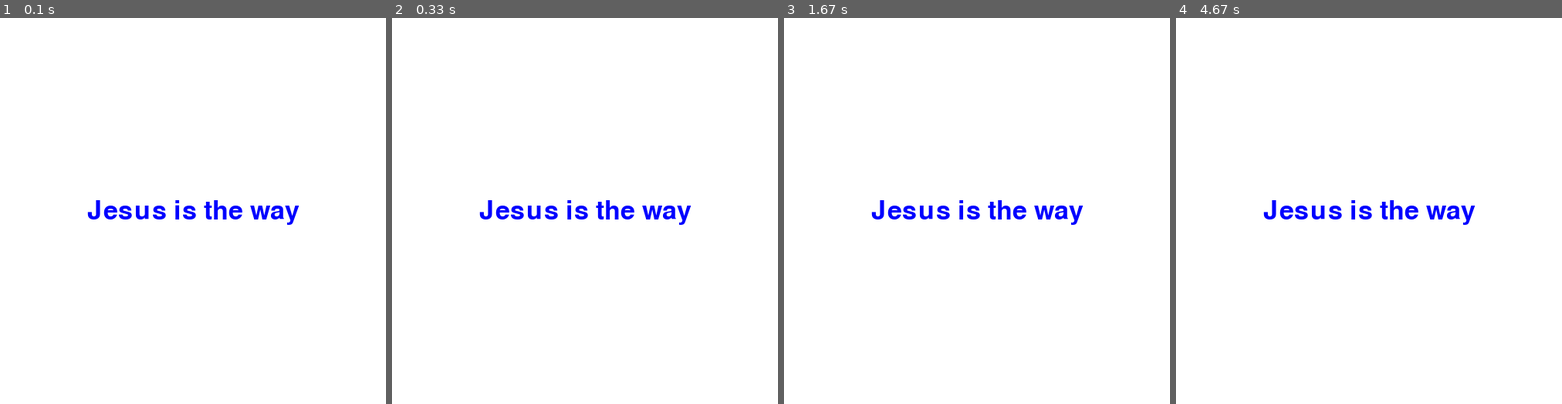
Above: before the commit, frames 1-4 (left to right).
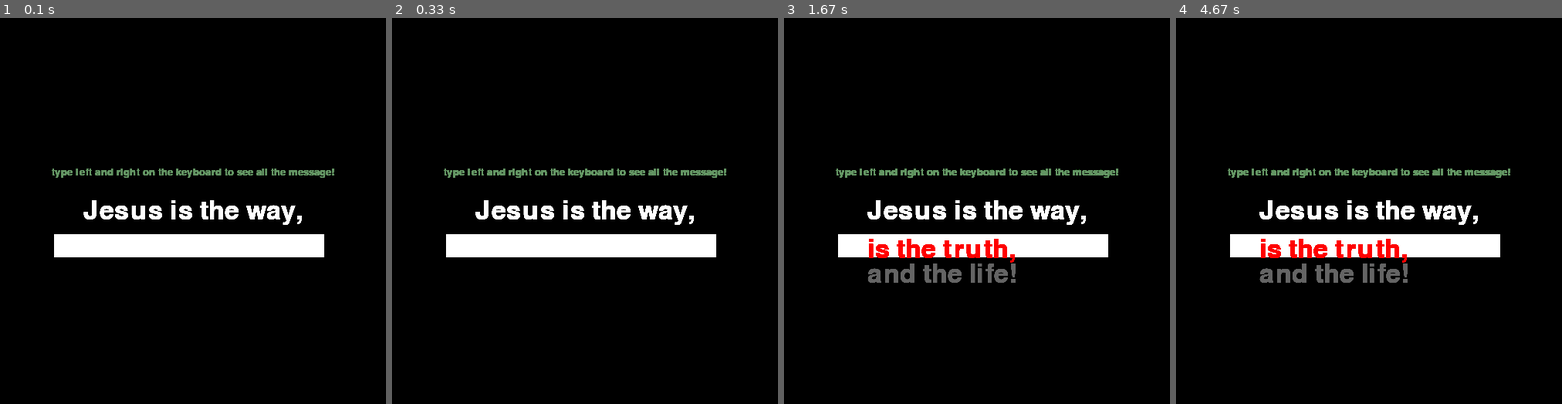
Above: after the commit, the same moments.

Repository: oliverjunior1/job_trainer
Game: pygame game, started from geek_to_geek/pygame/text/train.py
Two runs of this game, one before a commit and one after it. Both use one fixed random seed, a clock stepped at 60 frames per second and the inputs below.
Inputs:
- Up to frame 1 (0.1 s): no input
- Up to frame 2 (0.33 s): no input
- Up to frame 3 (1.67 s): hold Right 0.33-0.8 s; hold Right 0.83-1.3 s; hold Left from 1.33 s (still down)
- Up to frame 4 (4.67 s): release Left at 1.87 s; hold Right 2.33-2.97 s; hold Left 3-3.47 s; hold Right 3.5-3.97 s; hold Right 4-4.47 s; hold Left from 4.5 s (still down)

The runs differ from the first frame. In frame 1, 95% of the frame differs, in the area x 0-100%, y 0-100%; in frame 2, 95%; in frame 3, 96%; in frame 4, 96%.

Commit message:
Update train.py

Diff:
--- a/geek_to_geek/pygame/text/train.py
+++ b/geek_to_geek/pygame/text/train.py
@@ -1,33 +1,34 @@
 import pygame
 import sys
 
-pygame.init()
 pygame.font.init()
 pygame.font.get_fonts()
 
 screen = pygame.display.set_mode((500,500))
-rect = (0,0,30,30)
+pygame.draw.rect(screen, (255,255,255),(70,280,350,30))
 
 font = pygame.font.SysFont('freesanbold.ttf', 50)
-text = font.render('Jesus is the way', True, (0,0,255))
+font2 = pygame.font.SysFont('freesanbold.ttf', 20)
+text = font.render('Jesus is the way,', True, (255,255,255))
+text2 = font2.render('type left and right on the keyboard to see all the message!', True, (100,150,100))
+text_rect2 = text2.get_rect()
+text_rect2.center=(250,200)
 text_rect = text.get_rect()
 text_rect.center=(250,250)
 
-pygame.draw.rect(screen, (0,0,255), rect)
+while True:
+    screen.blit(text, text_rect)
+    screen.blit(text2, text_rect2)
 
-while True:
-    screen.fill((255,255,255))
-    screen.blit(text,text_rect)
     for event in pygame.event.get():
         if event.type==pygame.QUIT:
             sys.exit()
             pygame.quit()
         if event.type==pygame.KEYDOWN:
-            if event.key==pygame.K_0:
-                text = font.render('Jesus give him life', True, (255,0,0))
-            elif event.key == pygame.K_1:
-                text = font.render('For us sinner man',True, (200,0,35))
-            elif event.key == pygame.K_2:
-                text = font.render('Jesus love you!', True, (0, 200, 35))
-
+            if event.key==pygame.K_LEFT:
+                text = font.render('and the life!', True, (100, 100, 100))
+                text_rect.bottom=(350)
+            if event.key==pygame.K_RIGHT:
+                text = font.render('is the truth,', True, (255, 0, 0))
+                text_rect.center=(250,300)
     pygame.display.flip()
